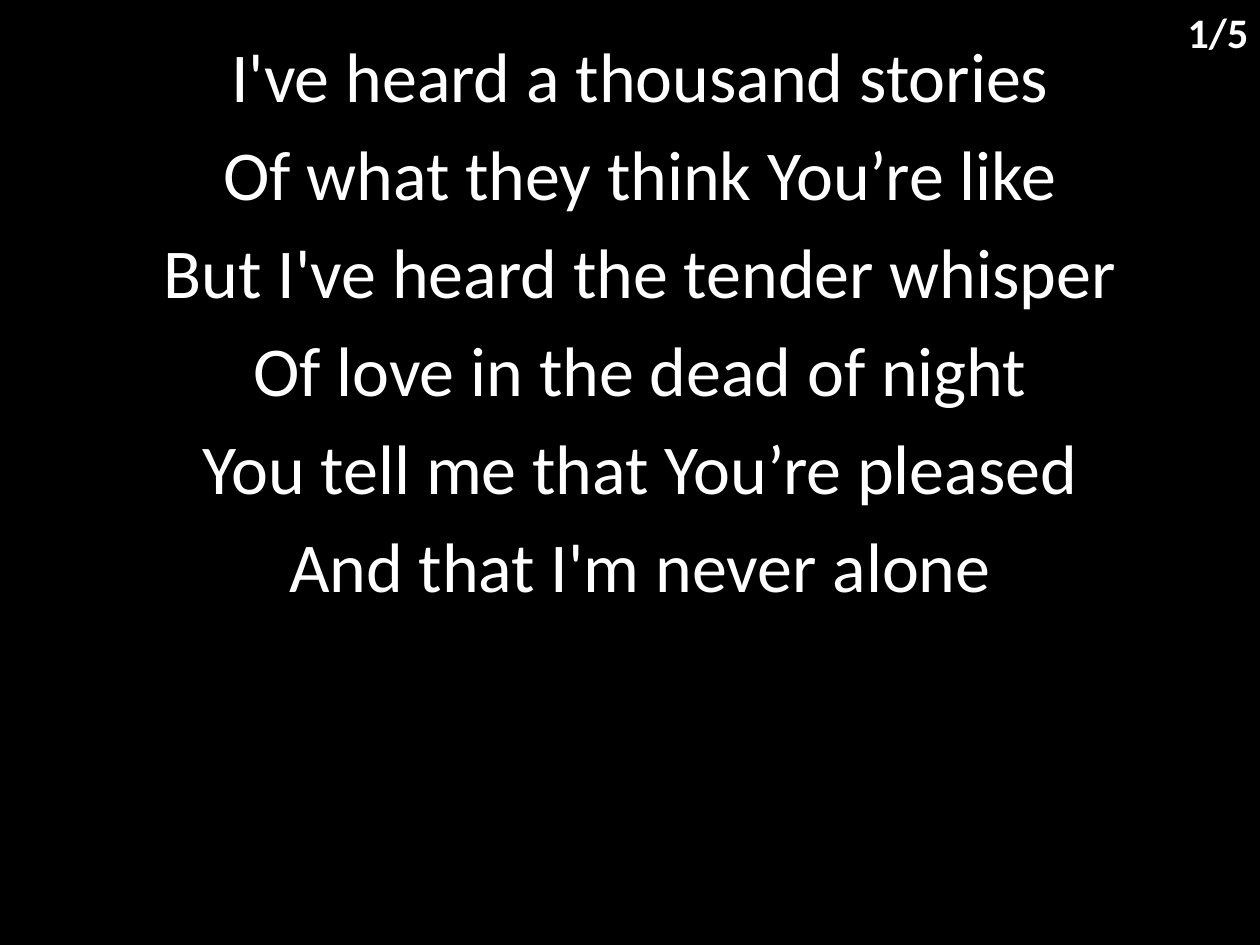
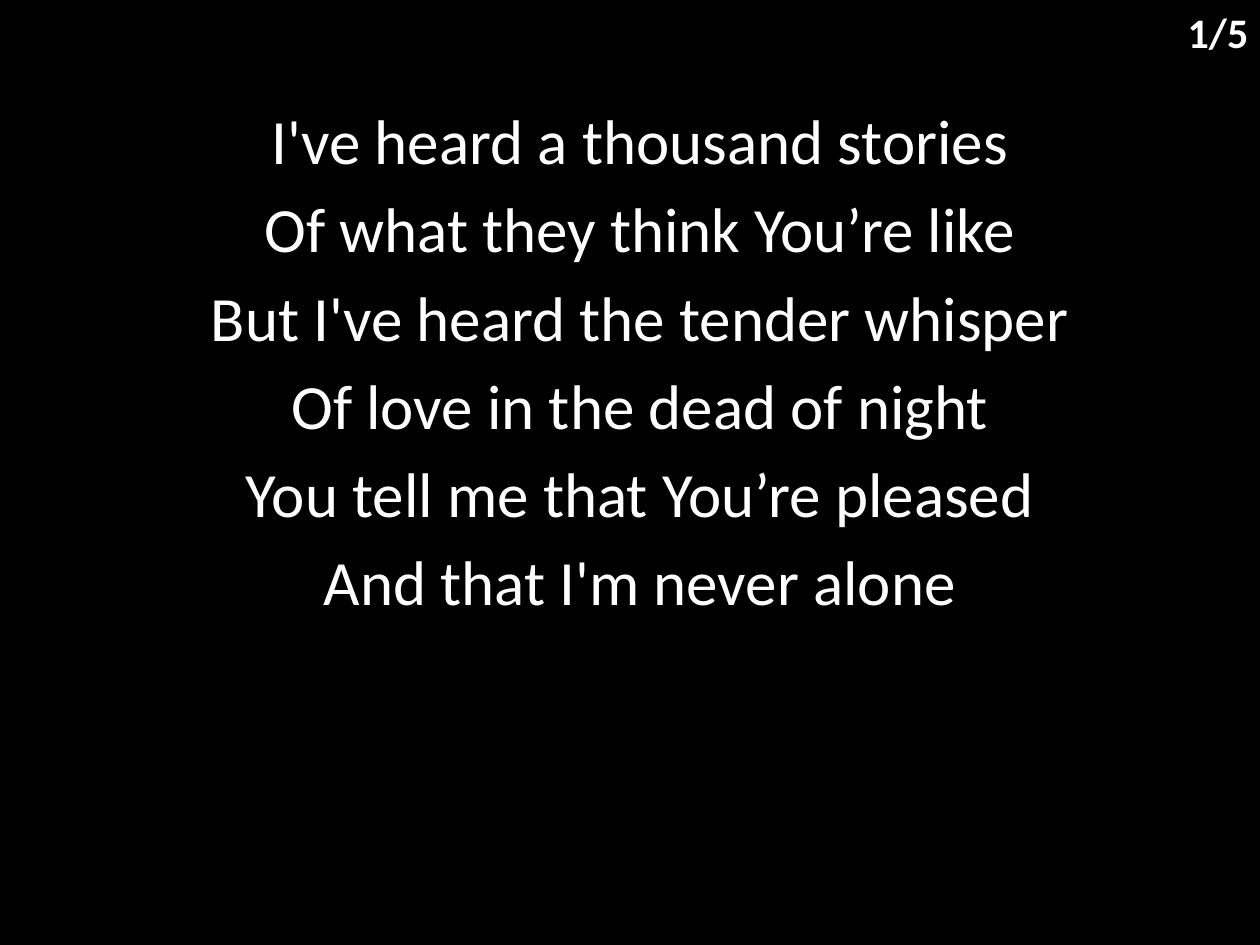
Before and after one commit to hoo-are-ya/worship, a slide deck: slide 2 of docs/songs/good good father.pptx. Drawn at 1260x945 pixels with LibreOffice and Linux fonts; fonts in the diff are those of the drawing. Boxes give left, top, right and bottom in pixels: in the first picture for what was removed or moved away, otherwise in the second. Text is boxed around its words. In the diff, an @@ line names an element or a change of style, - is before the commit and + after.

```diff
--- a/docs/songs/good good father.pptx
+++ b/docs/songs/good good father.pptx
@@ subtitle "I've heard a thousand stories": place and size @@
-subtitle "I've heard a thousand stories" at (164,53,1116,593)
+subtitle "I've heard a thousand stories" at (211,120,1068,606)
@@ subtitle "I've heard a thousand stories" at (211,120,1068,606): size 40 to 36 pt @@
```
Also in this commit, not shown: 4 other slides changed, 2 other files.
